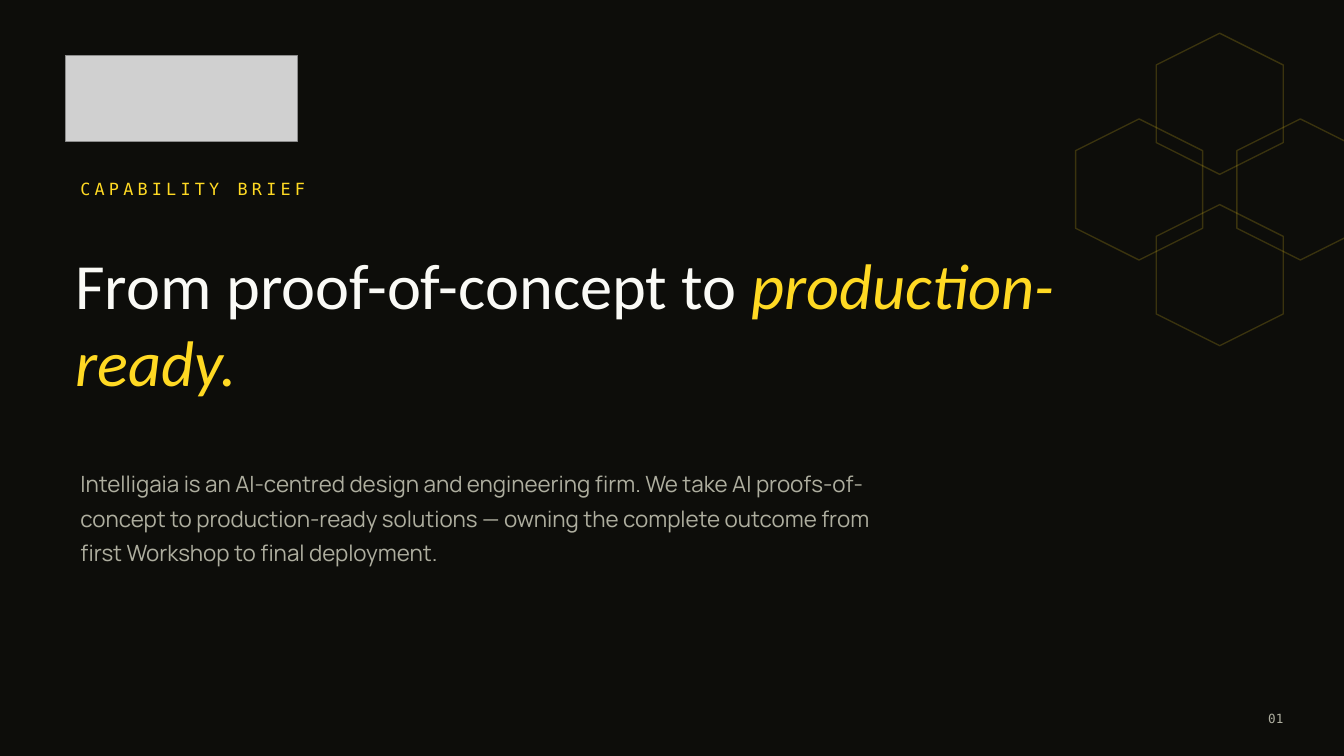
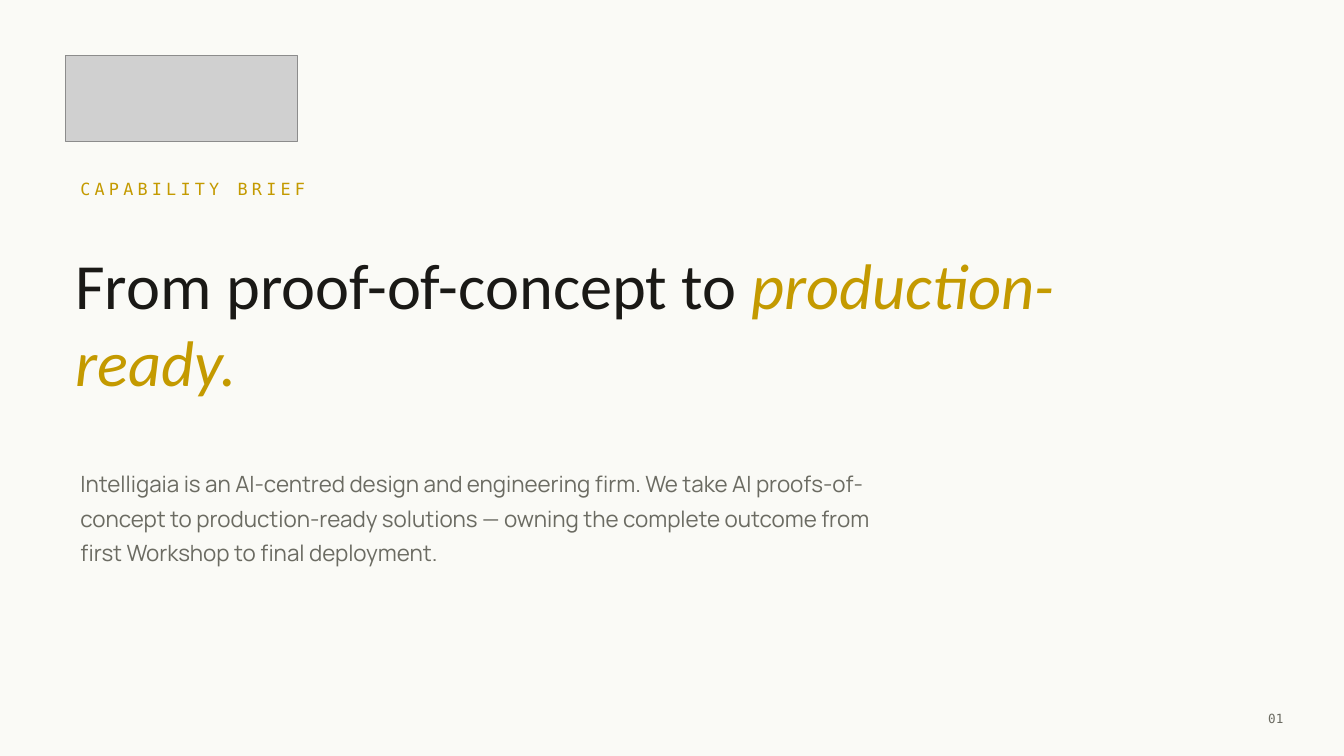
Before and after one commit to sandeepc25/SandeepSkills, a slide deck: slide 1 of intelligaia-design/samples/Intelligaia-deck-sample.pptx. Drawn at 1344x756 pixels with LibreOffice and Linux fonts; fonts in the diff are those of the drawing; grey boxes stand for pictures. Boxes give left, top, right and bottom in pixels: in the first picture for what was removed or moved away, otherwise in the second. Text is boxed around its words. In the diff, an @@ line names an element or a change of style, - is before the commit and + after.

```diff
--- a/intelligaia-design/samples/Intelligaia-deck-sample.pptx
+++ b/intelligaia-design/samples/Intelligaia-deck-sample.pptx
@@ background #0D0D0A to #FAFAF6 @@
@@ hexagon removed at [1156, 33, 1284, 174] @@
@@ hexagon removed at [1076, 119, 1203, 260] @@
@@ hexagon removed at [1237, 119, 1344, 260] @@
@@ text "CAPABILITY BRIEF" at [80, 182, 305, 196]: text colour #FFD923 to #C49A00 @@
@@ hexagon removed at [1156, 205, 1284, 346] @@
@@ text "From proof-of-concept to production-ready." at [75, 264, 1054, 397]: text colour #FAFAF6 to #1A1916 in "From proof-of-concept to"; text colour #FFD923 to #C49A00 in "production-ready." @@
@@ text "Intelligaia is an AI-centred design ..." at [80, 475, 869, 567]: text colour #AEAE9F to #6B6B62 @@
@@ text "01" at [1268, 713, 1283, 723]: text colour #AEAE9F to #6B6B62 @@
```
Also in this commit, not shown: 7 other files.
